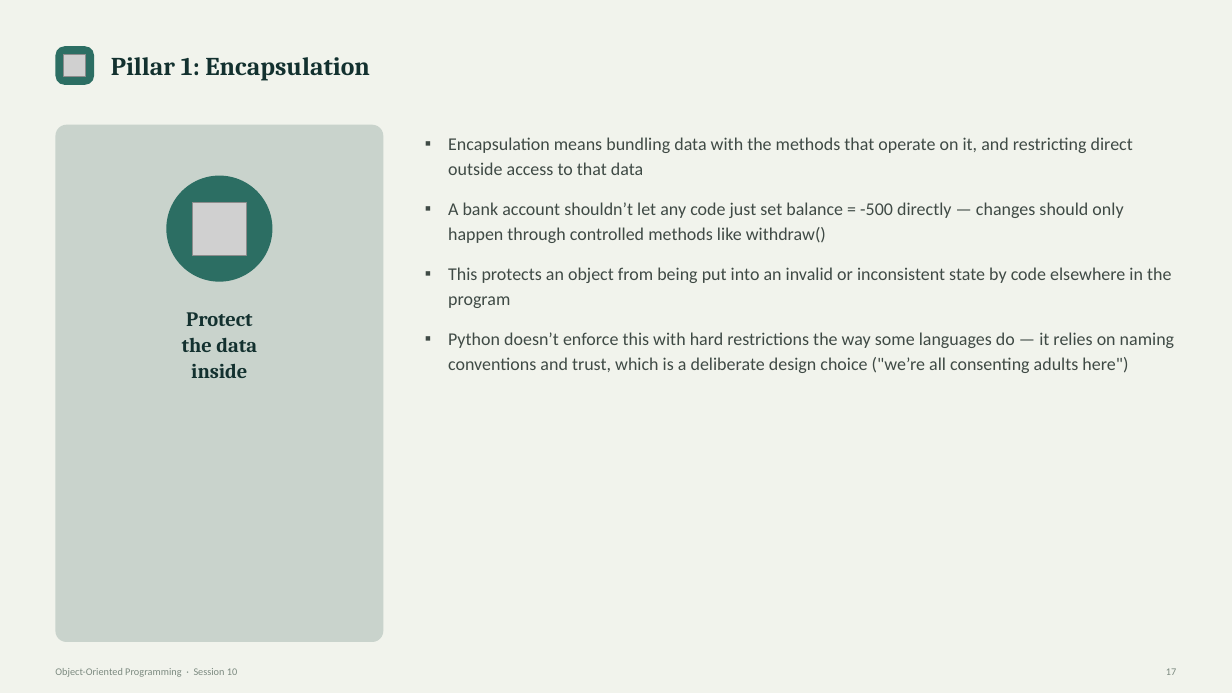
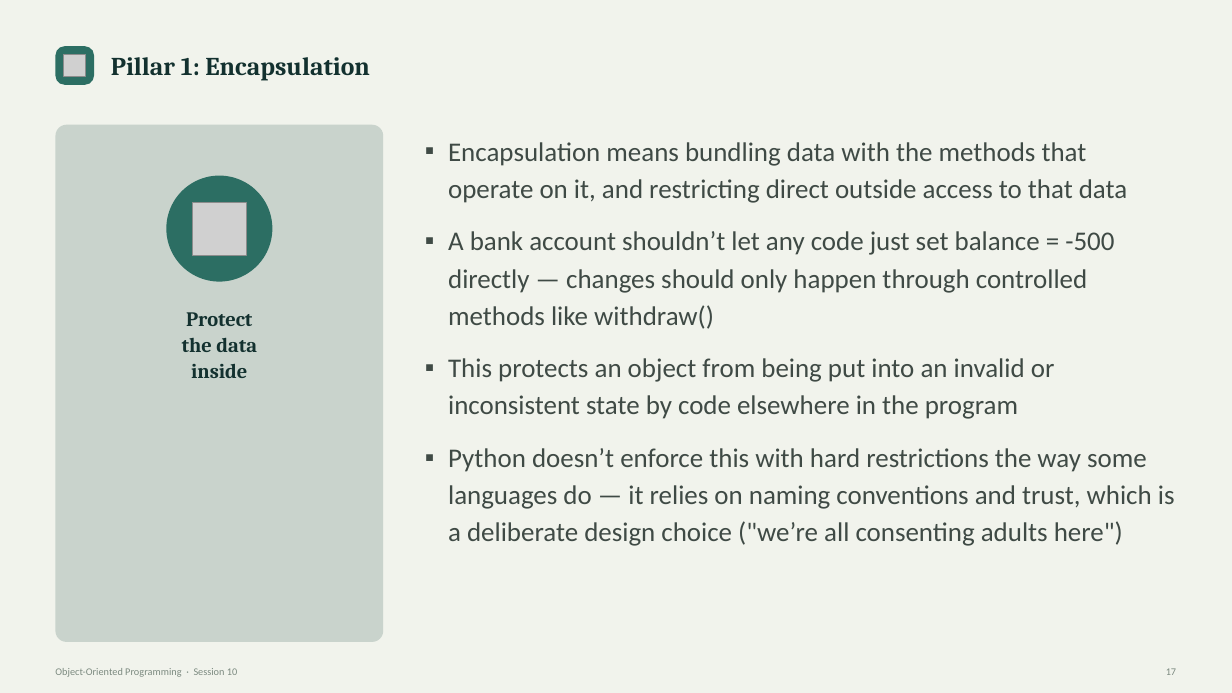
Before and after one commit to waseem-development/ai-ml-course, a slide deck: slide 17 of slides/1_python_slides/9_Object-Oriented Programming - Session 10.pptx. Drawn at 1232x693 pixels with LibreOffice and Linux fonts; fonts in the diff are those of the drawing; grey boxes stand for pictures. Boxes give left, top, right and bottom in pixels: in the first picture for what was removed or moved away, otherwise in the second. Text is boxed around its words. In the diff, an @@ line names an element or a change of style, - is before the commit and + after.

```diff
--- a/slides/1_python_slides/9_Object-Oriented Programming - Session 10.pptx
+++ b/slides/1_python_slides/9_Object-Oriented Programming - Session 10.pptx
@@ text "Encapsulation means bundling data with ..." at [448, 142, 1175, 546]: size 14 to 21 pt @@
```
Also in this commit, not shown: 4 other slides changed, 2 other files.
